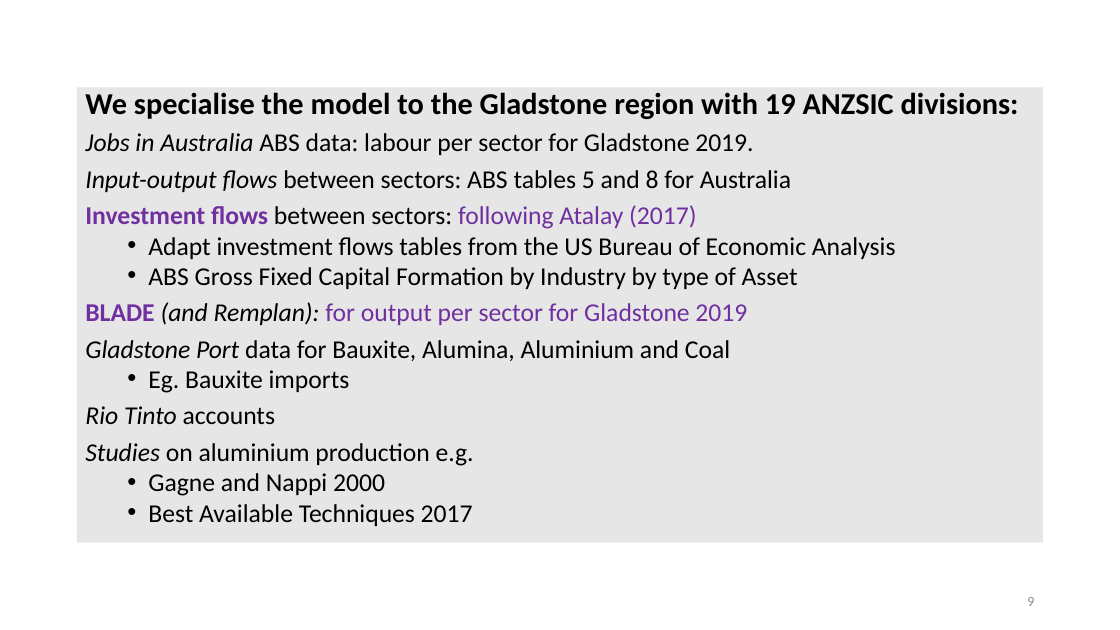
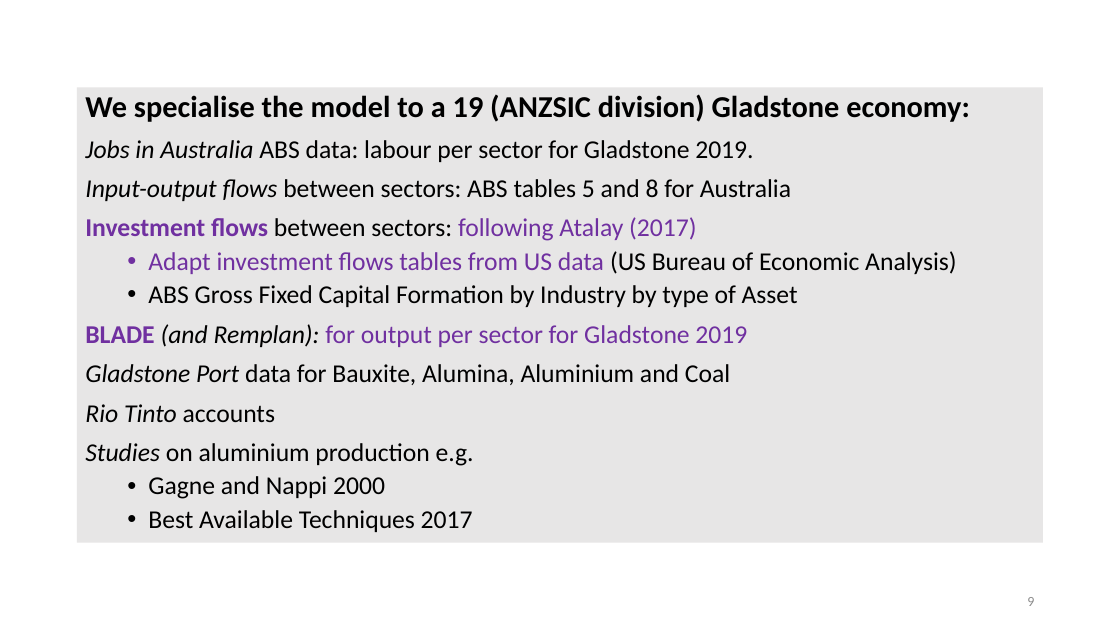
Before and after one commit to patrickocal/gladstone, a slide deck: slide 9 of powerpoint/glad-slides.pptx. Drawn at 1120x630 pixels with LibreOffice and Linux fonts; fonts in the diff are those of the drawing. Boxes give left, top, right and bottom in pixels: in the first picture for what was removed or moved away, otherwise in the second. Text is boxed around its words. In the diff, an @@ line names an element or a change of style, - is before the commit and + after.

```diff
--- a/powerpoint/glad-slides.pptx
+++ b/powerpoint/glad-slides.pptx
@@ text at (85,94,970,122): text changed @@
-We specialise the model to the Gladstone region with 19 ANZSIC divisions:
+We specialise the model to a 19 (ANZSIC division) Gladstone economy:
@@ text at (85,140,798,532): line spacing 0.8 to 0.9 @@
@@ text at (148,251,956,274): text changed; text colour #000000 to #7030A0 @@
-  • Adapt investment flows tables from the US Bureau of Economic Analysis
+  • Adapt investment flows tables from US data (US Bureau of Economic Analysis)
@@ text at (148,370,350,393): paragraph removed @@
-  • Eg. Bauxite imports
```
Also in this commit, not shown: 7 other slides changed, 1 other file.
